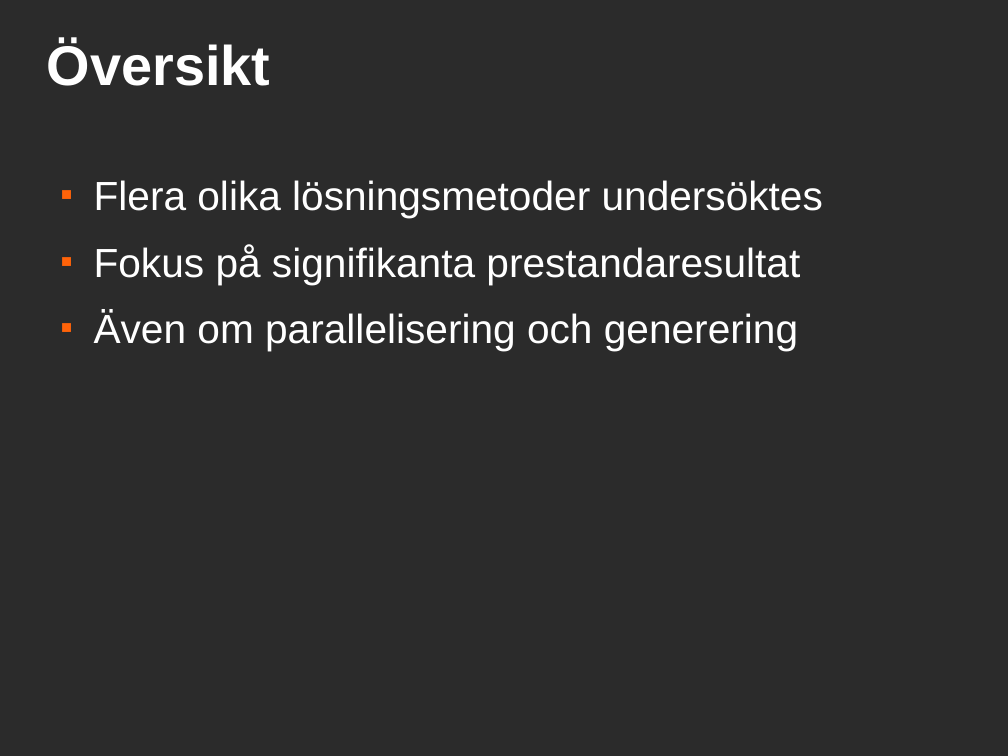
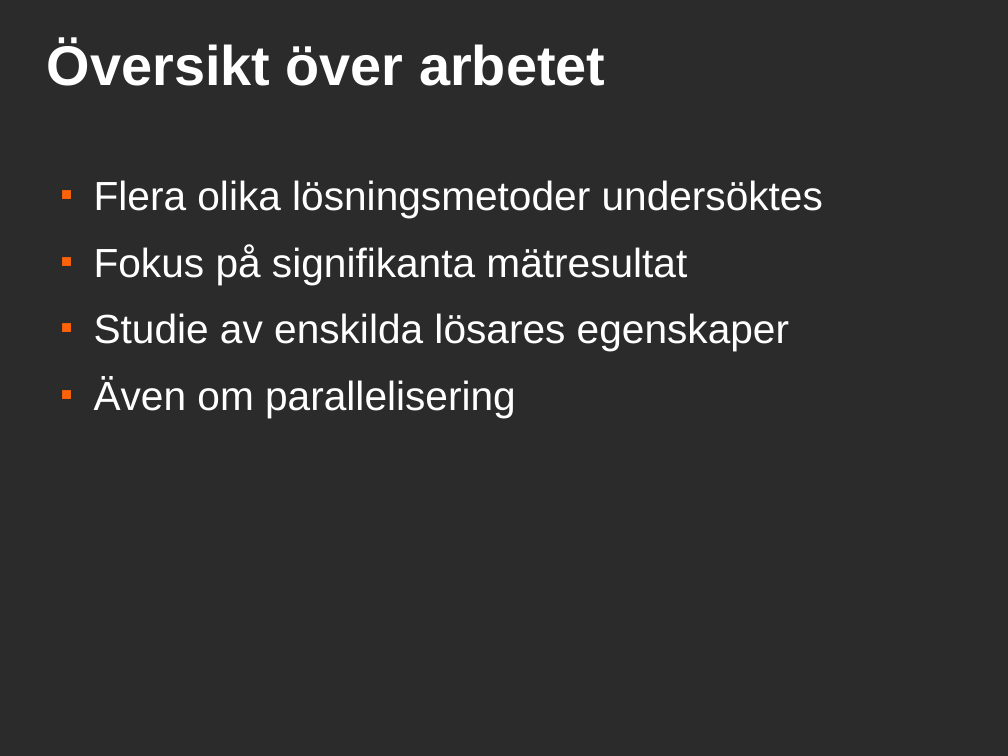
Before and after one commit to davnils/kex-sudoku, a slide deck: slide 2 of report/presentation.odp. Drawn at 1008x756 pixels with LibreOffice and Linux fonts; fonts in the diff are those of the drawing; background and template pictures are left out; a plain dark background stands for a picture behind light text. Boxes give left, top, right and bottom in pixels: in the first picture for what was removed or moved away, otherwise in the second. Text is boxed around its words. In the diff, an @@ line names an element or a change of style, - is before the commit and + after.

Commit message:
Update presentation.

```diff
--- a/report/presentation.odp
+++ b/report/presentation.odp
@@ title at bbox=[47, 41, 605, 86]: text changed @@
-Översikt
+Översikt över arbetet
@@ text at bbox=[94, 244, 789, 418]: text changed @@
-■ Fokus på signifikanta prestandaresultat
-■ Även om parallelisering och generering
+■ Fokus på signifikanta mätresultat
+■ Studie av enskilda lösares egenskaper
+■ Även om parallelisering
```
Also in this commit, not shown: 2 other slides changed, 1 other file.
